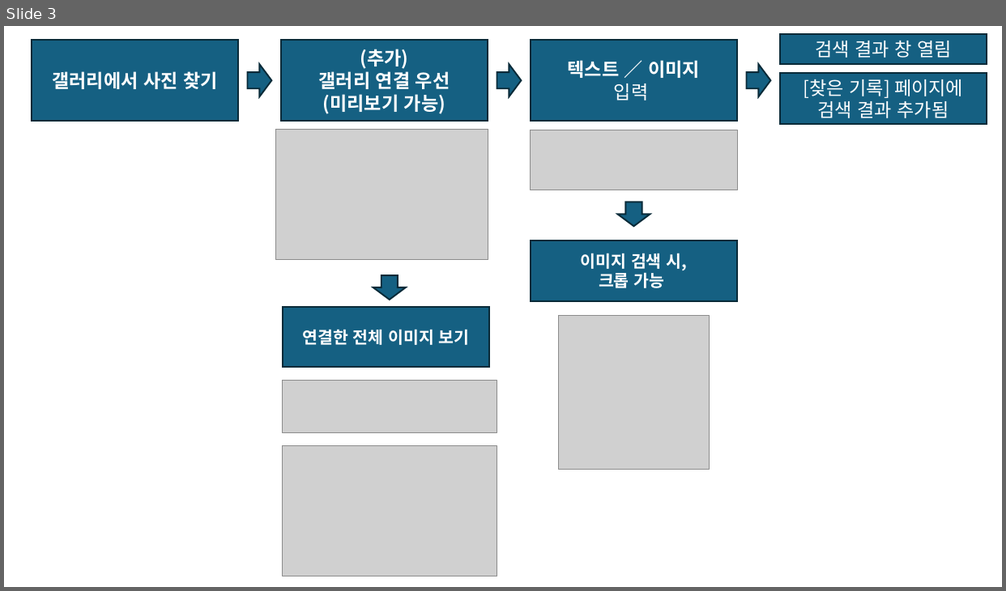
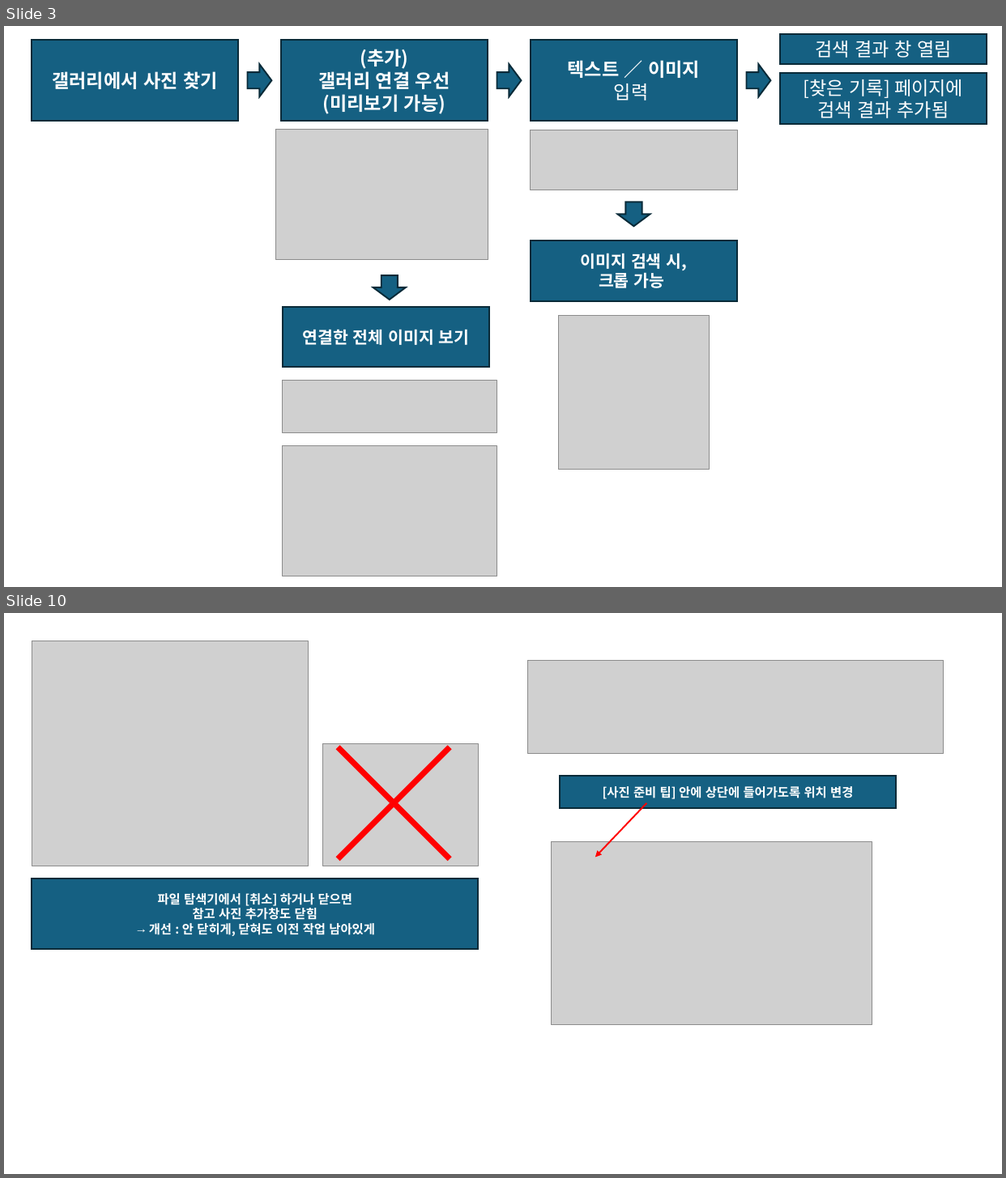
Before and after one commit to hamhj7694/Where-is-that, a slide deck: frontend/프론트엔드 수정.pptx. Shown one above the other, each under a label of ours: slide 3 before the commit, slides 3 and 10 after it; the slides between them are not shown. The pictures are 1006x591 and 1006x1178 pixels, drawn with LibreOffice and Linux fonts; fonts in the diff are those of the drawing; grey boxes stand for pictures. Boxes give left, top, right and bottom in pixels: in the first picture for what was removed or moved away, otherwise in the second. Text is boxed around its words. In the diff, an @@ line names an element or a change of style, - is before the commit and + after.

```diff
--- a/frontend/프론트엔드 수정.pptx
+++ b/frontend/프론트엔드 수정.pptx
@@ slide 10 added at (x1=4, y1=613, x2=1002, y2=1174), background #FFFFFF @@
@@ group added at (x1=32, y1=641, x2=505, y2=949): 2 pictures, 1 rectangle, 1 plus @@
+파일 탐색기에서 [취소] 하거나 닫으면
+참고 사진 추가창도 닫힘
+→ 개선 : 안 닫히게, 닫혀도 이전 작업 남아있게
@@ group added at (x1=528, y1=660, x2=944, y2=1024): 2 pictures, 1 rectangle, 1 arrow @@
+[사진 준비 팁] 안에 상단에 들어가도록 위치 변경
```
Also in this commit, not shown: 2 slides changed, 4 other slides added, 56 other files.
